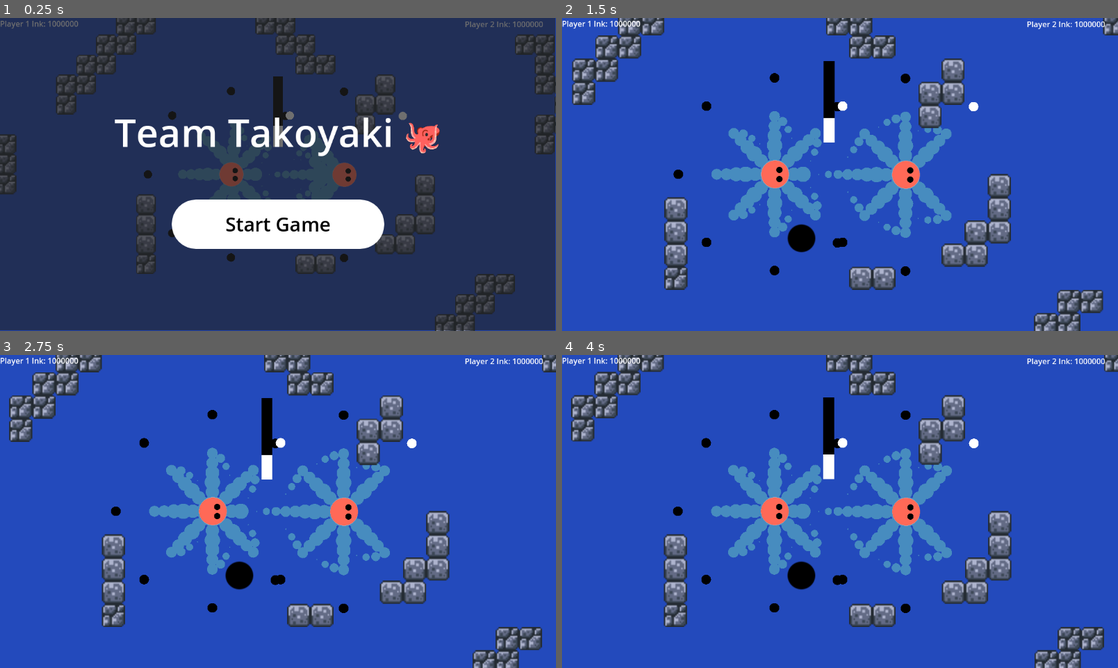
Above: before the commit, frames 1-4 (two rows, left to right).
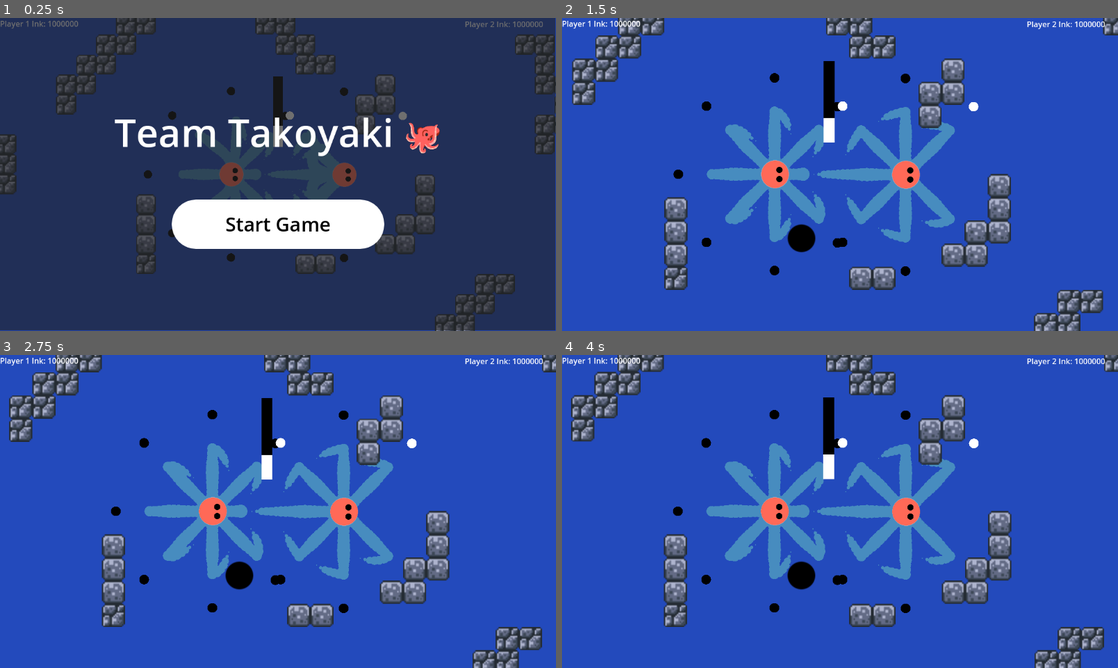
Above: after the commit, the same moments.

Repository: kam-zhan-yue/cissa-gmc-jam
Game: Godot game, scene res://scenes/main.tscn
Two runs of this game, one before a commit and one after it. Both use one fixed random seed, a clock stepped at 60 frames per second and the inputs below.
Inputs (mouse positions are in pixels of both pictures, inside the frame that each line leads up to):
- Up to frame 1 (0.25 s): no input
- Up to frame 2 (1.5 s): click "Start Game" at 0.5 s; move the mouse to (962, 158) at 1.27 s; click (962, 158) at 1.42 s
- Up to frame 3 (2.75 s): tap Enter at 2 s; move the mouse to (166, 527) at 2.02 s; click (166, 527) at 2.17 s
- Up to frame 4 (4 s): tap Space at 2.75 s; move the mouse to (895, 442) at 2.77 s; click (895, 442) at 2.92 s; move the mouse to (812, 574) at 3.52 s; click (812, 574) at 3.67 s

The runs differ from the first frame. In frame 2, 2.0% of the frame differs, in the area x 26-71%, y 28-72%; in frame 3, 2.0%; in frame 4, 2.0%.

Commit message:
feat: add angle curve

Diff:
--- a/resources/game_settings.tres
+++ b/resources/game_settings.tres
@@ -1,13 +1,18 @@
-[gd_resource type="Resource" script_class="GameSettings" load_steps=3 format=3 uid="uid://di8pj3bwvmhr6"]
+[gd_resource type="Resource" script_class="GameSettings" load_steps=4 format=3 uid="uid://di8pj3bwvmhr6"]
 
 [ext_resource type="Script" uid="uid://bpgpv173byvwi" path="res://scripts/setup/game_settings.gd" id="1_ks8vh"]
 
+[sub_resource type="Curve" id="Curve_oahbv"]
+_data = [Vector2(0.00248756, 0.692438), 0.0, 0.0, 0, 0, Vector2(0.495025, 0.508449), 0.0, 0.0, 0, 0, Vector2(0.995025, 0.335446), 0.0, 0.0, 0, 0]
+point_count = 3
+
 [sub_resource type="Curve" id="Curve_ks8vh"]
-_data = [Vector2(0, 1), 0.0, 0.0, 0, 0, Vector2(0.258706, 0.670469), 0.0, 0.0, 0, 0, Vector2(0.415423, 0.802281), 0.0, 0.0, 0, 0, Vector2(0.604478, 0.612801), 0.0, 0.0, 0, 0, Vector2(0.863184, 0.437051), 0.0, 0.0, 0, 0, Vector2(1, 0.0553443), 0.0, 0.0, 0, 0]
+_data = [Vector2(0, 0.884664), 0.0, 0.0, 0, 0, Vector2(0.251244, 0.604563), 0.0, 0.0, 0, 0, Vector2(0.465174, 0.689692), 0.0, 0.0, 0, 0, Vector2(0.651741, 0.549641), 0.0, 0.0, 0, 0, Vector2(0.863184, 0.437051), 0.0, 0.0, 0, 0, Vector2(1, 0.0553443), 0.0, 0.0, 0, 0]
 point_count = 6
 
 [resource]
 script = ExtResource("1_ks8vh")
 tentacle_radius_curve = SubResource("Curve_ks8vh")
+tentacle_angle_curve = SubResource("Curve_oahbv")
 tentacle_radius = 20.0
 metadata/_custom_type_script = "uid://bpgpv173byvwi"
--- a/scenes/primary_arm.tscn
+++ b/scenes/primary_arm.tscn
@@ -8,7 +8,7 @@
 
 [node name="PrimaryArm" instance=ExtResource("1_nmjs0")]
 script = ExtResource("2_u10a2")
-use_mouse = false
+use_mouse = null
 
 [node name="Hand" type="Area2D" parent="." index="0"]
 unique_name_in_owner = true
--- a/scripts/entities/arm.gd
+++ b/scripts/entities/arm.gd
@@ -4,16 +4,16 @@
 var aim := Vector2.ZERO
 var target := Vector2.ZERO
 const MAX_REACH = 200.0
-const SPEED = 700.0
+const DEFAULT_SPEED = 700.0
 
 var constraints: Array[Constraint] = []
 
 var arm_state := ARM_STATE.IDLE
 
-const TOTAL_NODES = 10
-const HAND_NODE = 4
+const TOTAL_NODES = 20
+const HAND_NODE = 7
 const GAME_SETTINGS = preload("res://resources/game_settings.tres")
-
+var arm_speed := 0.0
 
 enum ARM_STATE {
 	IDLE,
@@ -22,12 +22,18 @@
 }
 
 func _ready() -> void:
-	var curve = GAME_SETTINGS.tentacle_radius_curve
-	var max_radius = GAME_SETTINGS.tentacle_radius
+	self.arm_speed = DEFAULT_SPEED
+	var radius_curve := GAME_SETTINGS.tentacle_radius_curve
+	var angle_curve := GAME_SETTINGS.tentacle_angle_curve
+	var max_radius := GAME_SETTINGS.tentacle_radius
+	var max_angle := PI * 2.0
 	for i in TOTAL_NODES:
-		var curve_value = curve.sample(float(i + 1) / TOTAL_NODES)
-		var radius = max_radius * curve_value
-		constraints.append(Constraint.new(Vector2.ZERO, radius, 0.0))
+		var percentage := float(i + 1) / TOTAL_NODES
+		var radius_factor = radius_curve.sample(percentage)
+		var angle_factor = angle_curve.sample(percentage)
+		var radius = max_radius * radius_factor
+		var angle = max_angle * angle_factor
+		constraints.append(Constraint.new(Vector2.ZERO, radius, angle))
 
 func _get_hand_position() -> Vector2:
 	return _get_body_position() + self.aim
@@ -38,8 +44,14 @@
 func _process(delta: float) -> void:
 	# If we are searching, then we want to update our aim to the target
 	if arm_state == ARM_STATE.SEARCHING and target:
-		self.aim = self.aim.move_toward(target, delta * SPEED)
+		self.aim = self.aim.move_toward(target, delta * arm_speed)
 	queue_redraw()
+
+func set_speed(new_speed: float) -> void:
+	arm_speed = new_speed
+
+func reset_speed() -> void:
+	arm_speed = DEFAULT_SPEED
 
 func _draw():
 	match arm_state:
--- a/scripts/entities/arms.gd
+++ b/scripts/entities/arms.gd
@@ -26,9 +26,13 @@
 func _process(delta: float) -> void:
 	#var direction =
 	if octopus.state == Octopus.STATE.DASH or octopus.state == Octopus.STATE.BURST:
-		restriction = 200.0
+		restriction = 250.0
+		for arm in arms:
+			arm.set_speed(2000.0)
 	else:
 		restriction = RESTRICTION_ANGLE
+		for arm in arms:
+			arm.reset_speed()
 	var positions = get_positions()
 	for i in range(len(positions)):
 		arms[i].target = positions[i]
@@ -38,7 +42,6 @@
 	var positions: Array[Vector2] = []
 	var target_direction = octopus.get_direction()
 	var player_angle := atan2(-target_direction.y, target_direction.x)
-
 
 	var start_angle := deg_to_rad(restriction) * 0.5
 	var end_angle := 2 * PI - deg_to_rad(restriction) * 0.5
--- a/scripts/setup/game_settings.gd
+++ b/scripts/setup/game_settings.gd
@@ -2,4 +2,5 @@
 extends Resource
 
 @export var tentacle_radius_curve: Curve
+@export var tentacle_angle_curve: Curve
 @export var tentacle_radius := 10.0
Not shown: 1 places in scenes/main.tscn that only renumber resources
Not shown: 1 places in scenes/octopus.tscn that only renumber resources
